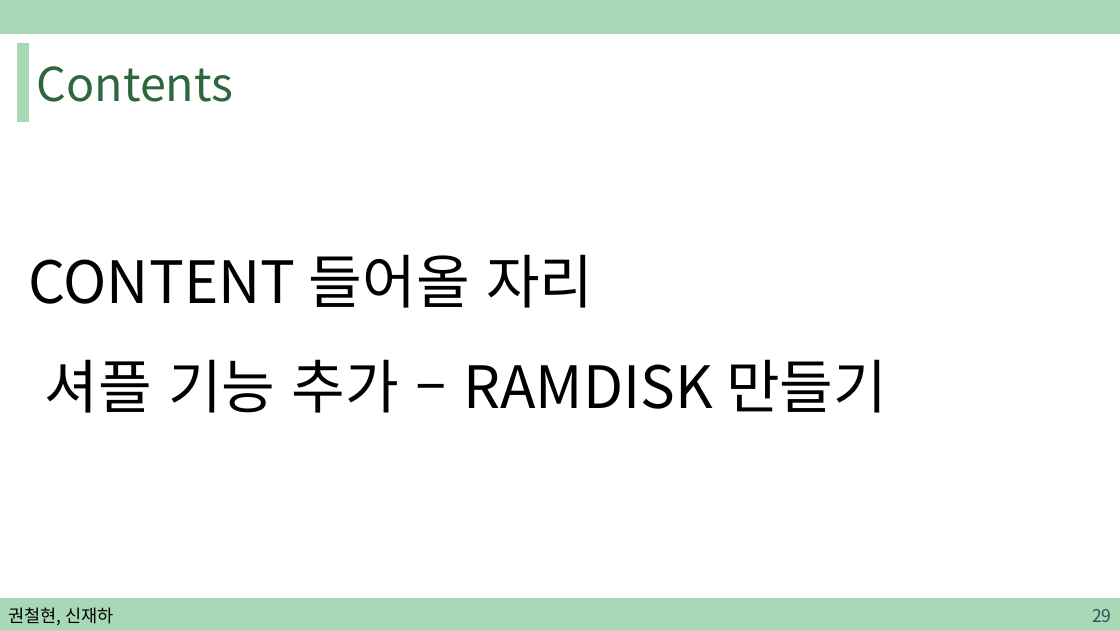
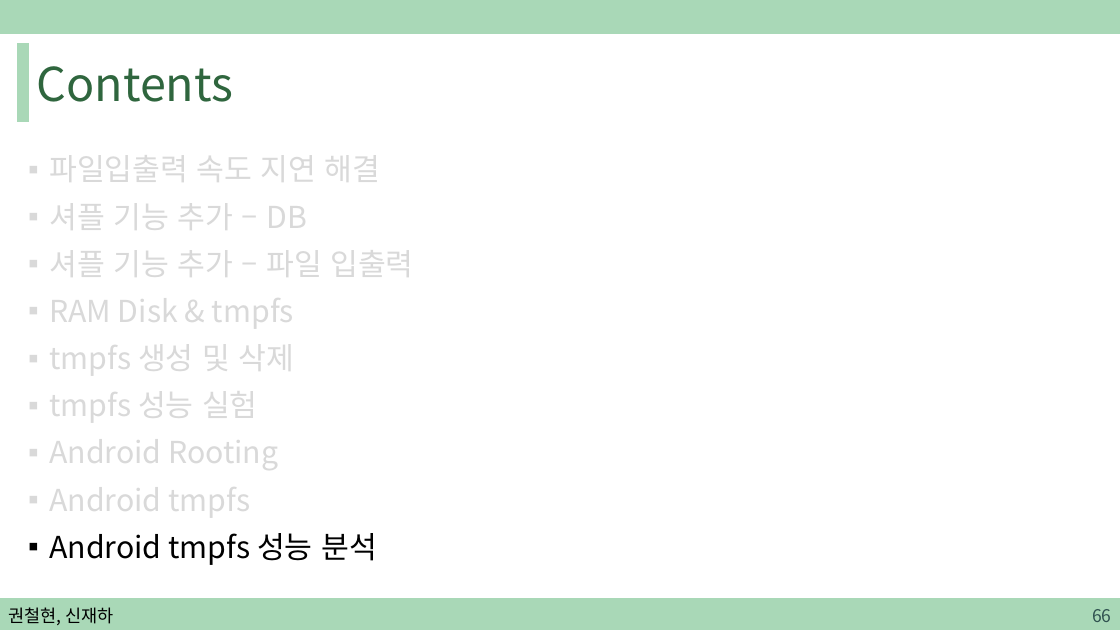
Before and after one commit to sjh4287/capston, a slide deck: slide 66 of 2022.02.18/권철현,신재하.pptx (slide 29 before the commit). Drawn at 1120x630 pixels with LibreOffice and Linux fonts; fonts in the diff are those of the drawing. Boxes give left, top, right and bottom in pixels: in the first picture for what was removed or moved away, otherwise in the second. Text is boxed around its words. In the diff, an @@ line names an element or a change of style, - is before the commit and + after.

```diff
--- a/2022.02.18/권철현,신재하.pptx
+++ b/2022.02.18/권철현,신재하.pptx
@@ text at <box>49,146,413,565</box>: text changed; size 50 to 25.9 pt; text colour #000000 to #D9D9D9 @@
-CONTENT 들어올 자리
-셔플 기능 추가 – RAMDISK 만들기
+▪ 파일입출력 속도 지연 해결
+▪ 셔플 기능 추가 – DB
+▪ 셔플 기능 추가 – 파일 입출력
+▪ RAM Disk & tmpfs
+▪ tmpfs 생성 및 삭제
+▪ tmpfs 성능 실험
+▪ Android Rooting
+▪ Android tmpfs
+▪ Android tmpfs 성능 분석
@@ page number at <box>1092,609,1111,622</box>: text changed @@
-29
+66
```
Also in this commit, not shown: 10 other slides changed, 5 slides added.
